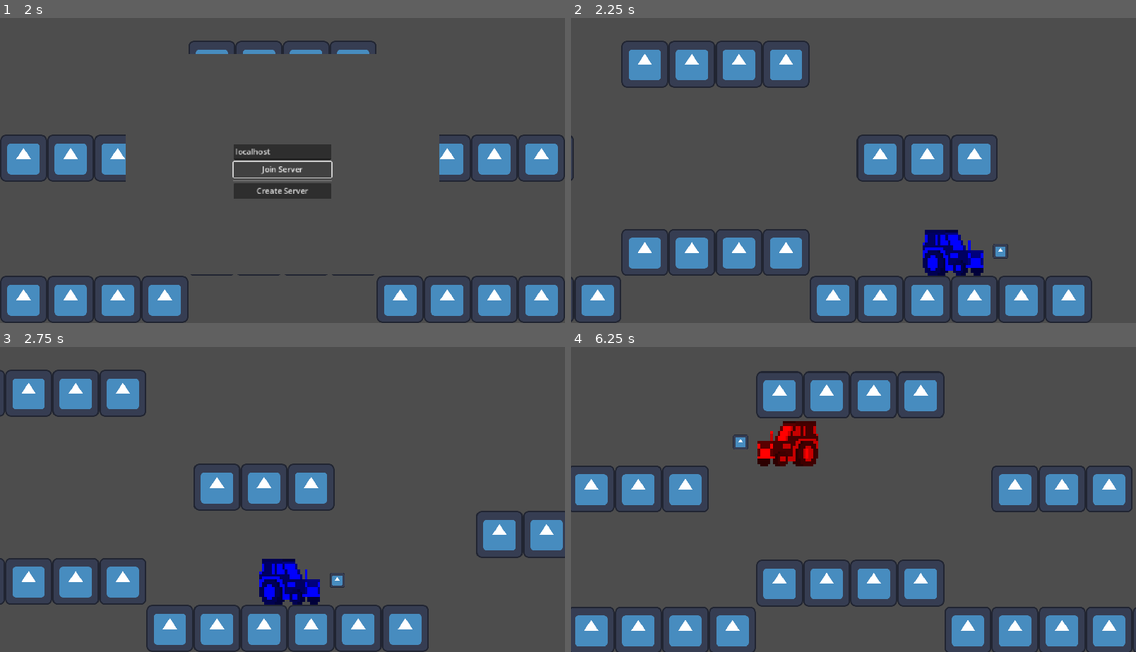
Above: before the commit, frames 1-4 (two rows, left to right).
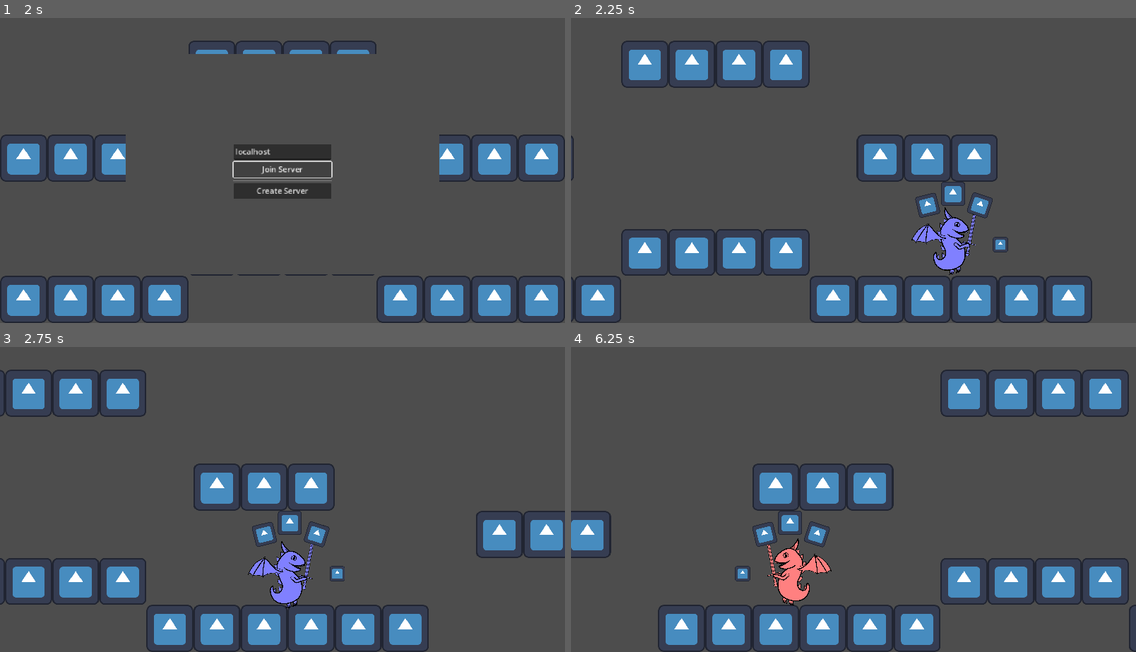
Above: after the commit, the same moments.

Repository: janekx21/lizard-world
Game: Godot game, scene res://game/game.tscn
Two runs of this game, one before a commit and one after it. Both use one fixed random seed, a clock stepped at 60 frames per second and the inputs below. The engine's default icon, where the game draws it, is replaced by a stand-in: a white triangle on a blue panel in a dark square.
Inputs:
- Up to frame 1 (2 s): tap Enter at 0.5 s; hold Right (move_right) 0.53-1.25 s; tap S (attack) at 0.6 s; tap A (jump) at 0.77 s; click "Join Server" at 1.25 s
- Up to frame 2 (2.25 s): click "Create Server" at 2 s
- Up to frame 3 (2.75 s): no input
- Up to frame 4 (6.25 s): hold Right (move_right) 2.78-3.53 s; tap S (attack) every 0.75 s from 2.85 to 5.85 s; tap A (jump) at 3.02, 4.52, 5.27, 6.02 s; hold Left (move_left) 3.53-4.28 s; hold Right (move_right) 4.28-5.78 s; hold Left (move_left) from 5.78 s (still down)

Frame 1 is identical in both runs. In frame 2, 2.3% of the frame differs, in the area x 60-78%, y 53-85%; in frame 3, 2.2%; in frame 4, 29%, in the area x 0-100%, y 7-100%.

Commit message:
cool animations

Diff:
--- a/game/CameraFollow.gd
+++ b/game/CameraFollow.gd
@@ -1,6 +1,6 @@
 extends Camera2D
 
-func _process(delta):
+func _process(_delta):
 	var own_player = $"/root/Game/Network".get_node(str(multiplayer.get_unique_id())) as Player
 	if own_player:
 		global_position = own_player.global_position
--- /dev/null
+++ b/particles/splash.tscn
@@ -0,0 +1,103 @@
+[gd_scene load_steps=7 format=3 uid="uid://s3ijyb0o00sa"]
+
+[ext_resource type="Texture2D" uid="uid://df415hja54ysi" path="res://textures/splashes/splat19.png" id="1_24g7j"]
+[ext_resource type="Texture2D" uid="uid://cngkctkwqlu5e" path="res://textures/splashes/splat03.png" id="2_mg5r2"]
+
+[sub_resource type="Curve" id="Curve_qhts1"]
+_data = [Vector2(0, 0), 0.0, 12.6159, 0, 0, Vector2(0.227612, 1), 0.0, 0.0, 0, 0]
+point_count = 2
+
+[sub_resource type="Gradient" id="Gradient_ap53r"]
+colors = PackedColorArray(1, 1, 1, 1, 1, 1, 1, 0)
+
+[sub_resource type="Animation" id="Animation_1rrqj"]
+resource_name = "fade"
+length = 10.0
+tracks/0/type = "value"
+tracks/0/imported = false
+tracks/0/enabled = true
+tracks/0/path = NodePath(".:self_modulate")
+tracks/0/interp = 1
+tracks/0/loop_wrap = true
+tracks/0/keys = {
+"times": PackedFloat32Array(0, 7.4, 10),
+"transitions": PackedFloat32Array(1, 1, 1),
+"update": 0,
+"values": [Color(1, 1, 1, 1), Color(1, 1, 1, 1), Color(1, 1, 1, 0)]
+}
+tracks/1/type = "value"
+tracks/1/imported = false
+tracks/1/enabled = true
+tracks/1/path = NodePath(".:scale")
+tracks/1/interp = 1
+tracks/1/loop_wrap = true
+tracks/1/keys = {
+"times": PackedFloat32Array(0, 0.1),
+"transitions": PackedFloat32Array(1, 1),
+"update": 0,
+"values": [Vector2(0, 0), Vector2(1, 1)]
+}
+tracks/2/type = "method"
+tracks/2/imported = false
+tracks/2/enabled = true
+tracks/2/path = NodePath(".")
+tracks/2/interp = 1
+tracks/2/loop_wrap = true
+tracks/2/keys = {
+"times": PackedFloat32Array(10),
+"transitions": PackedFloat32Array(1),
+"values": [{
+"args": [],
+"method": &"queue_free"
+}]
+}
+tracks/3/type = "method"
+tracks/3/imported = false
+tracks/3/enabled = true
+tracks/3/path = NodePath("CPUParticles2D")
+tracks/3/interp = 1
+tracks/3/loop_wrap = true
+tracks/3/keys = {
+"times": PackedFloat32Array(0),
+"transitions": PackedFloat32Array(1),
+"values": [{
+"args": [],
+"method": &"restart"
+}]
+}
+
+[sub_resource type="AnimationLibrary" id="AnimationLibrary_nkeuh"]
+_data = {
+"fade": SubResource("Animation_1rrqj")
+}
+
+[node name="Splash" type="Sprite2D"]
+modulate = Color(0.533333, 0.117647, 0.145098, 1)
+z_index = -1
+scale = Vector2(1e-05, 1e-05)
+texture = ExtResource("1_24g7j")
+
+[node name="CPUParticles2D" type="CPUParticles2D" parent="."]
+emitting = false
+one_shot = true
+speed_scale = 1.5
+explosiveness = 0.73
+randomness = 0.54
+lifetime_randomness = 0.54
+texture = ExtResource("2_mg5r2")
+emission_shape = 1
+emission_sphere_radius = 100.0
+direction = Vector2(0, 0)
+spread = 180.0
+initial_velocity_min = 295.74
+initial_velocity_max = 756.74
+angular_velocity_min = -50.0
+angular_velocity_max = 50.0
+scale_amount_curve = SubResource("Curve_qhts1")
+color_ramp = SubResource("Gradient_ap53r")
+
+[node name="AnimationPlayer" type="AnimationPlayer" parent="."]
+autoplay = "fade"
+libraries = {
+"": SubResource("AnimationLibrary_nkeuh")
+}
--- a/player/player.gd
+++ b/player/player.gd
@@ -23,7 +23,10 @@
 		spawn()
 
 func _process(_delta):
-	$Sprite2D.modulate = team
+	$Shape/Sprite2D.modulate = team.lightened(.5)
+	for child in $Health.get_children():
+		if child is Sprite2D && child.name.is_valid_int():
+			child.visible = child.name.to_int() <= hp
 
 func spawn():
 	hp = 3
@@ -42,7 +45,8 @@
 
 	var dir = Input.get_axis("move_left","move_right")
 	var accell_mod = 1.0 if is_on_floor() else 0.5 # air accelerate
-	velocity.x = move_toward(velocity.x, dir * SPEED, ACCELL * delta * accell_mod)
+	var speed_mod = 1.0 if $AttackCooldown.is_stopped() else 0.5
+	velocity.x = move_toward(velocity.x, dir * SPEED * speed_mod, ACCELL * delta * accell_mod)
 
 	if Input.is_action_just_pressed("attack"):
 		if $AttackCooldown.is_stopped():
@@ -50,8 +54,9 @@
 			$AttackCooldown.start(0.2)
 
 	if dir:
-		$Sprite2D.flip_h = dir < 0
 		$Shape.scale = Vector2.RIGHT * (1 if dir > 0 else -1) + Vector2.DOWN
+		if not $AnimationPlayer.is_playing() and is_on_floor():
+			$AnimationPlayer.play("hover")
 
 	move_and_slide()
 
@@ -65,15 +70,14 @@
 
 func hitbox_entered(area: Area2D):
 	if not is_multiplayer_authority(): return
-	if area is Hurtbox:
-		var other = area.get_player()
-		if other:
-			if other.team != team:
-				get_damage(area.damage)
-		else:
-			get_damage(area.damage)
+	if not $InvisibilityTimer.is_stopped(): return
+	if not area is Hurtbox: return
+	var other = area.get_player()
+	if other && other.team == team: return
+	get_damage(area.damage)
 
 func get_damage(damage: int):
+	damage_effect.rpc()
 	hp -= damage
 	if hp <= 0:
 		spawn()
@@ -82,6 +86,12 @@
 				child.swap_team.rpc()
 
 @rpc("any_peer", "call_local")
+func damage_effect():
+	var splash = preload("res://particles/splash.tscn").instantiate()
+	splash.global_position = global_position
+	get_tree().root.add_child(splash)
+
+@rpc("any_peer", "call_local")
 func swap_team():
 	if is_multiplayer_authority():
 		team = [Color.RED, Color.BLUE].pick_random()
--- /dev/null
+++ b/player/player.tres
@@ -0,0 +1,25 @@
+[gd_resource type="SpriteFrames" load_steps=4 format=3 uid="uid://bs28dcxiogu0o"]
+
+[ext_resource type="Texture2D" uid="uid://c66wwrq56e1kx" path="res://textures/player/WalkFight1.png" id="1_paqxl"]
+[ext_resource type="Texture2D" uid="uid://d2wf25yca17uj" path="res://textures/player/Walk2.png" id="2_pailq"]
+[ext_resource type="Texture2D" uid="uid://cq32yi77ytor1" path="res://textures/player/Walk3.png" id="3_ahe2t"]
+
+[resource]
+animations = [{
+"frames": [{
+"duration": 1.0,
+"texture": ExtResource("1_paqxl")
+}, {
+"duration": 1.0,
+"texture": ExtResource("2_pailq")
+}, {
+"duration": 1.0,
+"texture": ExtResource("3_ahe2t")
+}, {
+"duration": 1.0,
+"texture": ExtResource("2_pailq")
+}],
+"loop": true,
+"name": &"walk",
+"speed": 8.0
+}]
--- a/player/player.tscn
+++ b/player/player.tscn
@@ -1,12 +1,12 @@
-[gd_scene load_steps=7 format=3 uid="uid://bf8ui25uknntv"]
+[gd_scene load_steps=9 format=3 uid="uid://bf8ui25uknntv"]
 
 [ext_resource type="Script" path="res://player/player.gd" id="1_w4ivo"]
-[ext_resource type="Texture2D" uid="uid://xb55bxdmc51w" path="res://textures/tractor.png" id="2_e5i5t"]
+[ext_resource type="SpriteFrames" uid="uid://bs28dcxiogu0o" path="res://player/player.tres" id="4_4owvf"]
 [ext_resource type="Texture2D" uid="uid://dbcrwkj8v3rka" path="res://icon.svg" id="4_pxlay"]
 
 [sub_resource type="CapsuleShape2D" id="CapsuleShape2D_cyigu"]
 radius = 42.0
-height = 126.0
+height = 162.0
 
 [sub_resource type="CircleShape2D" id="CircleShape2D_raog1"]
 radius = 62.0081
@@ -15,28 +15,55 @@
 properties/0/path = NodePath(".:position")
 properties/0/spawn = true
 properties/0/sync = true
-properties/1/path = NodePath("Sprite2D:flip_h")
+properties/1/path = NodePath("Shape:scale")
 properties/1/spawn = true
 properties/1/sync = true
-properties/2/path = NodePath("Shape:scale")
+properties/2/path = NodePath(".:team")
 properties/2/spawn = true
 properties/2/sync = true
-properties/3/path = NodePath(".:team")
+properties/3/path = NodePath(".:hp")
 properties/3/spawn = true
 properties/3/sync = true
-properties/4/path = NodePath(".:hp")
+properties/4/path = NodePath("AnimationPlayer:current_animation")
 properties/4/spawn = true
 properties/4/sync = true
+
+[sub_resource type="Animation" id="Animation_0k6gl"]
+resource_name = "hover"
+length = 0.2
+step = 0.05
+tracks/0/type = "bezier"
+tracks/0/imported = false
+tracks/0/enabled = true
+tracks/0/path = NodePath("Sprite2D:position:y")
+tracks/0/interp = 1
+tracks/0/loop_wrap = true
+tracks/0/keys = {
+"handle_modes": PackedInt32Array(0, 0, 0),
+"points": PackedFloat32Array(19, -0.25, 0, 0.0489537, -45.5, -22.5, -0.0251297, 1, 0.0249315, -2, 26.5, -0.0500379, -38, 0.05, 1),
+"times": PackedFloat32Array(0, 0.100122, 0.2)
+}
+
+[sub_resource type="AnimationLibrary" id="AnimationLibrary_qcapg"]
+_data = {
+"hover": SubResource("Animation_0k6gl")
+}
 
 [node name="Player" type="CharacterBody2D"]
 script = ExtResource("1_w4ivo")
 
-[node name="Sprite2D" type="Sprite2D" parent="."]
-scale = Vector2(6.88889, 6.88889)
-texture = ExtResource("2_e5i5t")
-
 [node name="Shape" type="CollisionShape2D" parent="."]
 shape = SubResource("CapsuleShape2D_cyigu")
+
+[node name="Sprite2D" type="AnimatedSprite2D" parent="Shape"]
+position = Vector2(7, 26.5)
+scale = Vector2(0.170087, 0.170087)
+sprite_frames = ExtResource("4_4owvf")
+animation = &"walk"
+autoplay = "walk"
+frame = 1
+frame_progress = 0.215692
+flip_h = true
 
 [node name="Hitbox" type="Area2D" parent="Shape"]
 position = Vector2(0, 1)
@@ -59,4 +86,33 @@
 wait_time = 0.2
 one_shot = true
 
+[node name="Health" type="Node2D" parent="."]
+position = Vector2(0, -111)
+
+[node name="2" type="Sprite2D" parent="Health"]
+position = Vector2(-69, 0)
+rotation = -0.238899
+scale = Vector2(0.459867, 0.459867)
+texture = ExtResource("4_pxlay")
+
+[node name="1" type="Sprite2D" parent="Health"]
+position = Vector2(73, 0)
+rotation = 0.315517
+scale = Vector2(0.459867, 0.459867)
+texture = ExtResource("4_pxlay")
+
+[node name="3" type="Sprite2D" parent="Health"]
+position = Vector2(-3.8147e-06, -31)
+scale = Vector2(0.513748, 0.513748)
+texture = ExtResource("4_pxlay")
+
+[node name="InvisibilityTimer" type="Timer" parent="."]
+
+[node name="AnimationPlayer" type="AnimationPlayer" parent="."]
+root_node = NodePath("../Shape")
+autoplay = "hover"
+libraries = {
+"": SubResource("AnimationLibrary_qcapg")
+}
+
 [connection signal="area_entered" from="Shape/Hitbox" to="." method="hitbox_entered"]
Not shown, added: textures/player/Fight2.png.import
Not shown, added: textures/player/Fight3.png.import
Not shown, added: textures/player/Fight4.png.import
Not shown, added: textures/player/Walk2.png.import
Not shown, added: textures/player/Walk3.png.import
Not shown, added: textures/player/WalkFight1.png.import
Not shown, removed: textures/player/neu.txt
Binary file added: textures/splashes/splat00.png
Not shown, added: textures/splashes/splat00.png.import
Binary file added: textures/splashes/splat01.png
Not shown, added: textures/splashes/splat01.png.import
Binary file added: textures/splashes/splat02.png
(and 68 more such lines)
